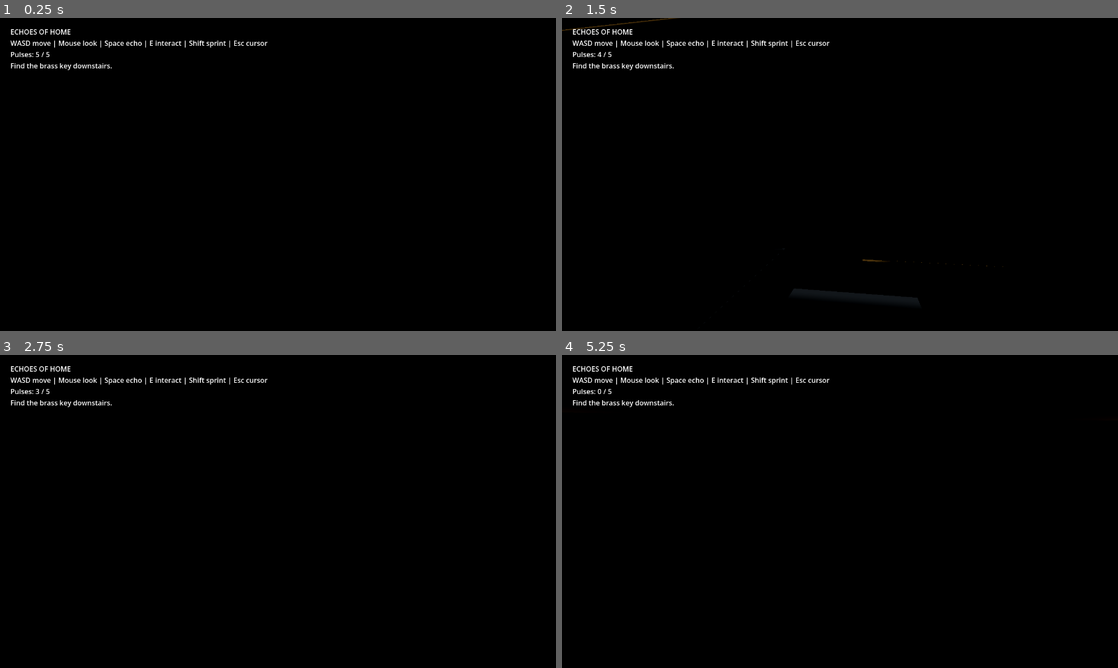
Above: before the commit, frames 1-4 (two rows, left to right).
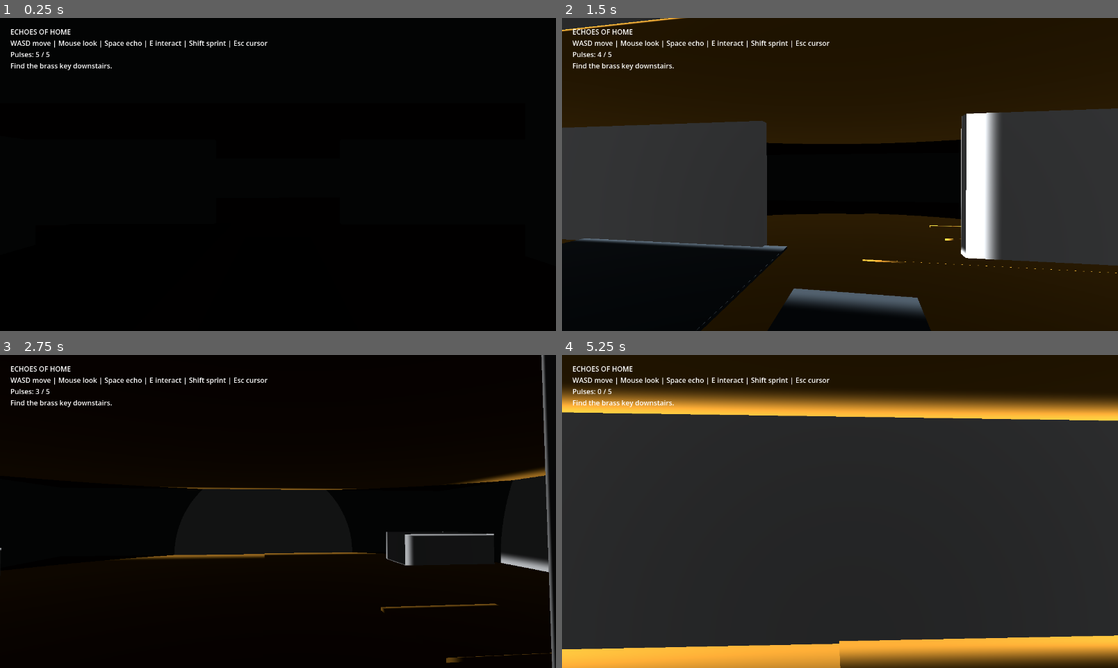
Above: after the commit, the same moments.

Repository: kaazkayy05/Project-3
Game: Godot game, scene res://demo/house_demo.tscn
The game is run twice, just before and just after one commit, with the same random seed, the same clock (stepped at 60 frames per second) and the same inputs.
Inputs (mouse positions are in pixels of both pictures, inside the frame that each line leads up to):
- Up to frame 1 (0.25 s): no input
- Up to frame 2 (1.5 s): tap Enter at 0.5 s; move the mouse to (867, 174) at 0.52 s; hold W from 0.53 s (still down); tap E at 0.6 s; tap Space at 0.77 s; move the mouse to (812, 174) at 1.27 s; tap Shift at 1.35 s
- Up to frame 3 (2.75 s): keep holding W; tap Space at 1.52 s; move the mouse to (289, 505) at 2.02 s; tap E at 2.1 s
- Up to frame 4 (5.25 s): keep holding W; move the mouse to (834, 517) at 2.77 s; tap Shift at 2.85, 4.35 s; tap Space at 3.02, 3.77, 4.52 s; move the mouse to (878, 514) at 3.52 s; tap E at 3.6, 5.1 s; move the mouse to (795, 508) at 4.27 s; move the mouse to (845, 511) at 5.02 s

The runs differ from the first frame. In frame 2, 81% of the frame differs, in the area x 0-100%, y 0-100%; in frame 3, 2.5%; in frame 4, 100%.

Commit message:
Improve echo pulse shader visibility and ambient floor

Diff:
--- /dev/null
+++ b/echoes-of-home/icon.svg
@@ -0,0 +1 @@
+<svg xmlns="http://www.w3.org/2000/svg" width="128" height="128"><rect width="124" height="124" x="2" y="2" fill="#363d52" stroke="#212532" stroke-width="4" rx="14"/><g fill="#fff" transform="translate(12.322 12.322)scale(.101)"><path d="M105 673v33q407 354 814 0v-33z"/><path fill="#478cbf" d="m105 673 152 14q12 1 15 14l4 67 132 10 8-61q2-11 15-15h162q13 4 15 15l8 61 132-10 4-67q3-13 15-14l152-14V427q30-39 56-81-35-59-83-108-43 20-82 47-40-37-88-64 7-51 8-102-59-28-123-42-26 43-46 89-49-7-98 0-20-46-46-89-64 14-123 42 1 51 8 102-48 27-88 64-39-27-82-47-48 49-83 108 26 42 56 81zm0 33v39c0 276 813 276 814 0v-39l-134 12-5 69q-2 10-14 13l-162 11q-12 0-16-11l-10-65H446l-10 65q-4 11-16 11l-162-11q-12-3-14-13l-5-69z"/><path d="M483 600c0 34 58 34 58 0v-86c0-34-58-34-58 0z"/><circle cx="725" cy="526" r="90"/><circle cx="299" cy="526" r="90"/></g><g fill="#414042" transform="translate(12.322 12.322)scale(.101)"><circle cx="307" cy="532" r="60"/><circle cx="717" cy="532" r="60"/></g></svg>
--- a/echoes-of-home/project.godot
+++ b/echoes-of-home/project.godot
@@ -1,12 +1,26 @@
-; Standalone environment demo; no prior project configuration existed.
+; Engine configuration file.
+; It's best edited using the editor UI and not directly,
+; since the parameters that go here are not all obvious.
+;
+; Format:
+;   [section] ; section goes between []
+;   param=value ; assign values to parameters
+
 config_version=5
+
 [application]
+
 config/name="Echoes of Home - Environment Demo"
 run/main_scene="res://demo/house_demo.tscn"
+config/features=PackedStringArray("4.7")
+
 [display]
+
 window/size/viewport_width=1280
 window/size/viewport_height=720
+
 [rendering]
+
 renderer/rendering_method="gl_compatibility"
 renderer/rendering_method.mobile="gl_compatibility"
 environment/defaults/default_clear_color=Color(0.039, 0.039, 0.047, 1)
--- a/echoes-of-home/systems/acoustic_pulse/acoustic_pulse_system.gd
+++ b/echoes-of-home/systems/acoustic_pulse/acoustic_pulse_system.gd
@@ -18,8 +18,8 @@
 @export_group("Pulse Tuning")
 @export var max_pulse_charges: int = 5
 @export var pulse_recharge_time: float = 6.0
-@export var base_pulse_radius: float = 12.0
-@export var base_pulse_speed: float = 18.0
+@export var base_pulse_radius: float = 24.0
+@export var base_pulse_speed: float = 14.0
 
 var pulse_charges: int = 5
 var is_pulse_active: bool = false
--- a/echoes-of-home/systems/environment/echo_surface.gdshader
+++ b/echoes-of-home/systems/environment/echo_surface.gdshader
@@ -1,16 +1,40 @@
 shader_type spatial;
 render_mode unshaded;
+
 uniform vec3 pulse_origin = vec3(0.0);
 uniform float pulse_radius = 0.0;
 uniform bool pulse_active = false;
 uniform float fade = 1.0;
 uniform vec4 echo_color : source_color = vec4(0.933, 0.949, 0.969, 1.0);
+
+// Visibility tuning controls
+uniform float ambient_floor : hint_range(0.0, 0.2) = 0.04;      // Faint persistent baseline
+uniform float wave_trail_distance : hint_range(4.0, 30.0) = 16.0; // How far back the wave illuminates (was 8.0)
+uniform float surface_fill_boost : hint_range(0.0, 1.0) = 0.22;   // Wall/floor visibility (was 0.045)
+uniform float edge_glow_boost : hint_range(1.0, 3.0) = 1.6;       // Edge pop strength
+
 varying vec3 world_position;
-void vertex() { world_position = (MODEL_MATRIX * vec4(VERTEX, 1.0)).xyz; }
+
+void vertex() {
+	world_position = (MODEL_MATRIX * vec4(VERTEX, 1.0)).xyz;
+}
+
 void fragment() {
-	float behind = pulse_radius - distance(world_position, pulse_origin);
-	float reveal = float(pulse_active) * step(0.0, behind) * (1.0 - smoothstep(0.0, 8.0, behind));
+	float dist_from_origin = distance(world_position, pulse_origin);
+	float behind = pulse_radius - dist_from_origin;
+
+	// Broader, softer falloff so the illuminated area lingers much longer
+	float wave_reveal = float(pulse_active) * step(0.0, behind) * (1.0 - smoothstep(0.0, wave_trail_distance, behind));
+
+	// Edge detection for wireframe highlights
 	vec2 edge = min(UV, vec2(1.0) - UV);
-	float outline = 1.0 - smoothstep(0.005, 0.025, min(edge.x, edge.y));
-	ALBEDO = echo_color.rgb * reveal * fade * (0.045 + 0.955 * outline);
+	float outline = 1.0 - smoothstep(0.005, 0.035, min(edge.x, edge.y));
+
+	// Combines boosted face brightness with enhanced edge brightness
+	float brightness_profile = surface_fill_boost + (edge_glow_boost * outline);
+
+	// Calculates total visibility, maintaining a subtle ambient floor so geometry never goes 100% blind
+	float total_light = max(ambient_floor, wave_reveal * fade * brightness_profile);
+
+	ALBEDO = echo_color.rgb * total_light;
 }
Not shown, added: echoes-of-home/demo/demo_player.gd.uid
Not shown, added: echoes-of-home/demo/house_demo.gd.uid
Not shown, added: echoes-of-home/icon.svg.import
Not shown, added: echoes-of-home/systems/environment/echo_surface.gdshader.uid
Not shown, added: echoes-of-home/systems/environment/house_environment_system.gd.uid
Not shown, added: echoes-of-home/tests/capture_house.gd.uid
Not shown, added: echoes-of-home/tests/test_environment.gd.uid
Not shown, added: echoes-of-home/tests/test_house.gd.uid
Not shown, added: echoes-of-home/.editorconfig
Not shown, added: echoes-of-home/.gitattributes
Not shown, added: echoes-of-home/.gitignore
